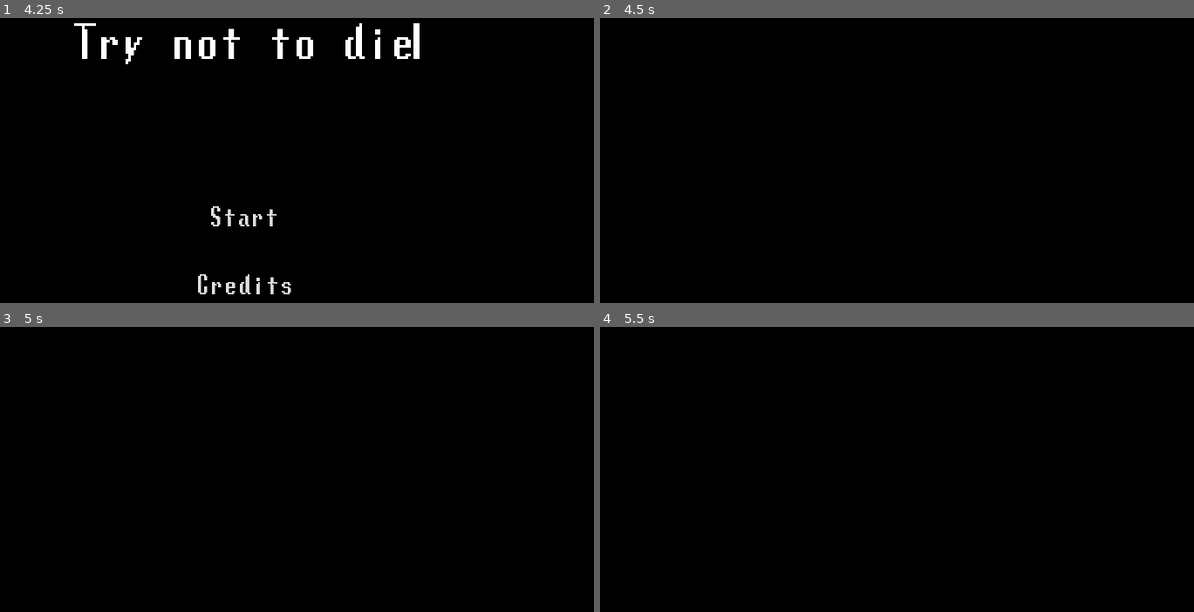
Above: before the commit, frames 1-4 (two rows, left to right).
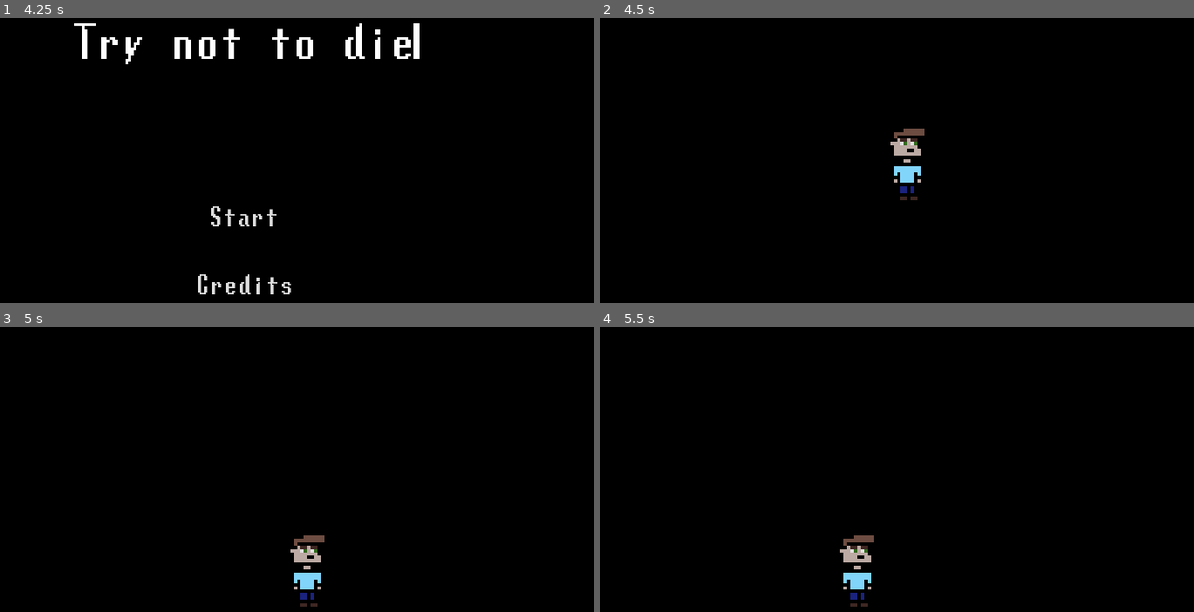
Above: after the commit, the same moments.

Repository: lajollagamesclub/week-115
Game: Godot game, scene res://TitleScreen.tscn
Same seed, same stepped clock (60 frames per second), same inputs: the game is played once before the commit and once after it. The engine's default icon, where the game draws it, is replaced by a stand-in: a white triangle on a blue panel in a dark square.
Inputs:
- Up to frame 1 (4.25 s): tap Enter at 0.5 s; hold D (g_right, bound only after the commit) 0.53-1.28 s; hold S (g_down, bound only after the commit) 1.28-2.03 s; hold D (g_right, bound only after the commit) 2.03-2.78 s; hold W (g_up, bound only after the commit) 2.78-3.53 s; tap Space at 3.5 s; hold A (g_left, bound only after the commit) from 3.53 s (still down)
- Up to frame 2 (4.5 s): release A (g_left, bound only after the commit) at 4.25 s; click "Start" at 4.25 s
- Up to frame 3 (5 s): no input
- Up to frame 4 (5.5 s): hold A (g_left, bound only after the commit) from 5.03 s (still down)

Frame 1 is identical in both runs. In frame 2, 0.7% of the frame differs, in the area x 48-55%, y 38-64%; in frame 3, 0.6%; in frame 4, 0.7%, in the area x 40-47%, y 73-99%.

Commit message:
Add basic walking character

Diff:
--- a/src/Main.tscn
+++ b/src/Main.tscn
@@ -1,3 +1,20 @@
-[gd_scene format=2]
+[gd_scene load_steps=3 format=2]
+
+[ext_resource path="res://YoungPlayer.tscn" type="PackedScene" id=1]
+
+[sub_resource type="RectangleShape2D" id=1]
+extents = Vector2( 613.871, 10 )
 
 [node name="Main" type="Node2D"]
+
+[node name="Floor" type="StaticBody2D" parent="."]
+position = Vector2( 515.12, 566.104 )
+__meta__ = {
+"_edit_group_": true
+}
+
+[node name="CollisionShape2D" type="CollisionShape2D" parent="Floor"]
+shape = SubResource( 1 )
+
+[node name="YoungPlayer" parent="." instance=ExtResource( 1 )]
+position = Vector2( 603.024, 351.618 )
--- /dev/null
+++ b/src/Player.gd
@@ -0,0 +1,45 @@
+extends KinematicBody2D
+
+const dampening = 10.0
+const move_accel = 1300
+const jump_velocity = 500
+
+export var gravity: float = 800
+
+var horizontal: int = 0
+var vertical: int = 0
+
+var accel: Vector2 = Vector2()
+var vel: Vector2 = Vector2()
+var jumping: bool = false
+
+func _physics_process(delta):
+	horizontal = int(Input.is_action_pressed("g_right")) - int(Input.is_action_pressed("g_left"))
+	vertical = int(Input.is_action_pressed("g_down")) - int(Input.is_action_pressed("g_up"))
+	if vertical < 0 and $FloorRayCast.is_colliding():
+		print("jumping")
+		jump()
+	accel = Vector2(horizontal*move_accel, gravity)
+	vel += accel*delta
+	if $FloorRayCast.is_colliding():
+		if not jumping:
+			vel.y = 0.0
+	else:
+		jumping = false
+	vel.x = dampen_value(vel.x, dampening)
+	move_and_collide(vel*delta)
+
+func jump():
+	jumping = true
+	vel.y = -jump_velocity
+
+func dampen_vector(in_vect: Vector2, amount: float) -> Vector2:
+	var to_return: Vector2
+	to_return.x = dampen_value(in_vect.x, amount)
+	to_return.y = dampen_value(in_vect.y, amount)
+	return to_return
+
+func dampen_value(in_value: float, amount: float) -> float:
+	if abs(in_value) < amount or in_value == amount:
+		return 0.0
+	return in_value - amount*sign(in_value)
--- /dev/null
+++ b/src/Player.tscn
@@ -0,0 +1,19 @@
+[gd_scene load_steps=4 format=2]
+
+[ext_resource path="res://Player.gd" type="Script" id=1]
+[ext_resource path="res://icon.png" type="Texture" id=2]
+
+[sub_resource type="RectangleShape2D" id=1]
+extents = Vector2( 30, 52.7603 )
+
+[node name="Player" type="KinematicBody2D"]
+script = ExtResource( 1 )
+
+[node name="Sprite" type="Sprite" parent="."]
+texture = ExtResource( 2 )
+
+[node name="CollisionShape2D" type="CollisionShape2D" parent="."]
+shape = SubResource( 1 )
+
+[node name="FloorRayCast" type="RayCast2D" parent="."]
+enabled = true
--- /dev/null
+++ b/src/YoungPlayer.tscn
@@ -0,0 +1,14 @@
+[gd_scene load_steps=3 format=2]
+
+[ext_resource path="res://Player.tscn" type="PackedScene" id=1]
+[ext_resource path="res://young.png" type="Texture" id=2]
+
+[node name="YoungPlayer" instance=ExtResource( 1 )]
+
+[node name="Sprite" parent="." index="0"]
+position = Vector2( 25.2415, -9.13861 )
+scale = Vector2( 5, 5 )
+texture = ExtResource( 2 )
+
+[node name="CollisionShape2D" parent="." index="1"]
+position = Vector2( 1.15259, -11.0537 )
--- a/src/project.godot
+++ b/src/project.godot
@@ -17,12 +17,66 @@
 
 config/name="Week 115"
 run/main_scene="res://TitleScreen.tscn"
+boot_splash/image="res://logo.png"
+boot_splash/fullsize=false
+boot_splash/bg_color=Color( 0, 0, 0, 1 )
 config/icon="res://icon.png"
 
 [display]
 
 window/stretch/mode="2d"
 window/stretch/aspect="keep"
+
+[importer_defaults]
+
+texture={
+"compress/bptc_ldr": 0,
+"compress/hdr_mode": 0,
+"compress/lossy_quality": 0.7,
+"compress/mode": 0,
+"compress/normal_map": 0,
+"detect_3d": false,
+"flags/anisotropic": false,
+"flags/filter": false,
+"flags/mipmaps": false,
+"flags/repeat": 0,
+"flags/srgb": 2,
+"process/HDR_as_SRGB": false,
+"process/fix_alpha_border": true,
+"process/invert_color": false,
+"process/premult_alpha": false,
+"size_limit": 0,
+"stream": false,
+"svg/scale": 1.0
+}
+
+[input]
+
+g_right={
+"deadzone": 0.5,
+"events": [ Object(InputEventKey,"resource_local_to_scene":false,"resource_name":"","device":0,"alt":false,"shift":false,"control":false,"meta":false,"command":false,"pressed":false,"scancode":68,"unicode":0,"echo":false,"script":null)
+, Object(InputEventKey,"resource_local_to_scene":false,"resource_name":"","device":0,"alt":false,"shift":false,"control":false,"meta":false,"command":false,"pressed":false,"scancode":16777233,"unicode":0,"echo":false,"script":null)
+ ]
+}
+g_left={
+"deadzone": 0.5,
+"events": [ Object(InputEventKey,"resource_local_to_scene":false,"resource_name":"","device":0,"alt":false,"shift":false,"control":false,"meta":false,"command":false,"pressed":false,"scancode":65,"unicode":0,"echo":false,"script":null)
+, Object(InputEventKey,"resource_local_to_scene":false,"resource_name":"","device":0,"alt":false,"shift":false,"control":false,"meta":false,"command":false,"pressed":false,"scancode":16777231,"unicode":0,"echo":false,"script":null)
+ ]
+}
+g_up={
+"deadzone": 0.5,
+"events": [ Object(InputEventKey,"resource_local_to_scene":false,"resource_name":"","device":0,"alt":false,"shift":false,"control":false,"meta":false,"command":false,"pressed":false,"scancode":87,"unicode":0,"echo":false,"script":null)
+, Object(InputEventKey,"resource_local_to_scene":false,"resource_name":"","device":0,"alt":false,"shift":false,"control":false,"meta":false,"command":false,"pressed":false,"scancode":16777232,"unicode":0,"echo":false,"script":null)
+, Object(InputEventKey,"resource_local_to_scene":false,"resource_name":"","device":0,"alt":false,"shift":false,"control":false,"meta":false,"command":false,"pressed":false,"scancode":32,"unicode":0,"echo":false,"script":null)
+ ]
+}
+g_down={
+"deadzone": 0.5,
+"events": [ Object(InputEventKey,"resource_local_to_scene":false,"resource_name":"","device":0,"alt":false,"shift":false,"control":false,"meta":false,"command":false,"pressed":false,"scancode":83,"unicode":0,"echo":false,"script":null)
+, Object(InputEventKey,"resource_local_to_scene":false,"resource_name":"","device":0,"alt":false,"shift":false,"control":false,"meta":false,"command":false,"pressed":false,"scancode":16777234,"unicode":0,"echo":false,"script":null)
+ ]
+}
 
 [rendering]
 
Binary file added: src/adult.png
Not shown, added: src/adult.png.import
Binary file changed: src/logo.png
Binary file added: src/old.png
Not shown, added: src/old.png.import
Binary file added: src/young.png
Not shown, added: src/young.png.import
